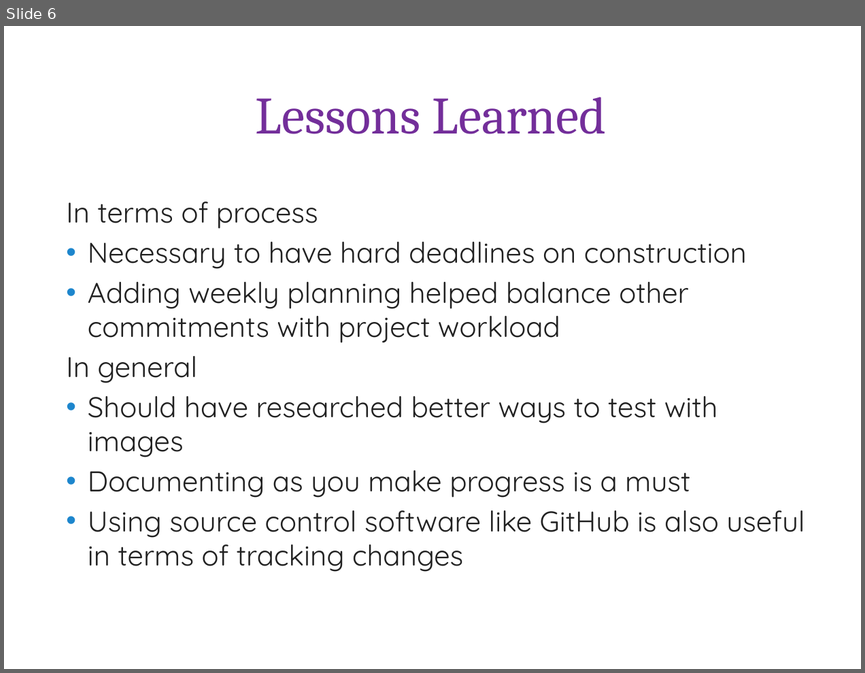
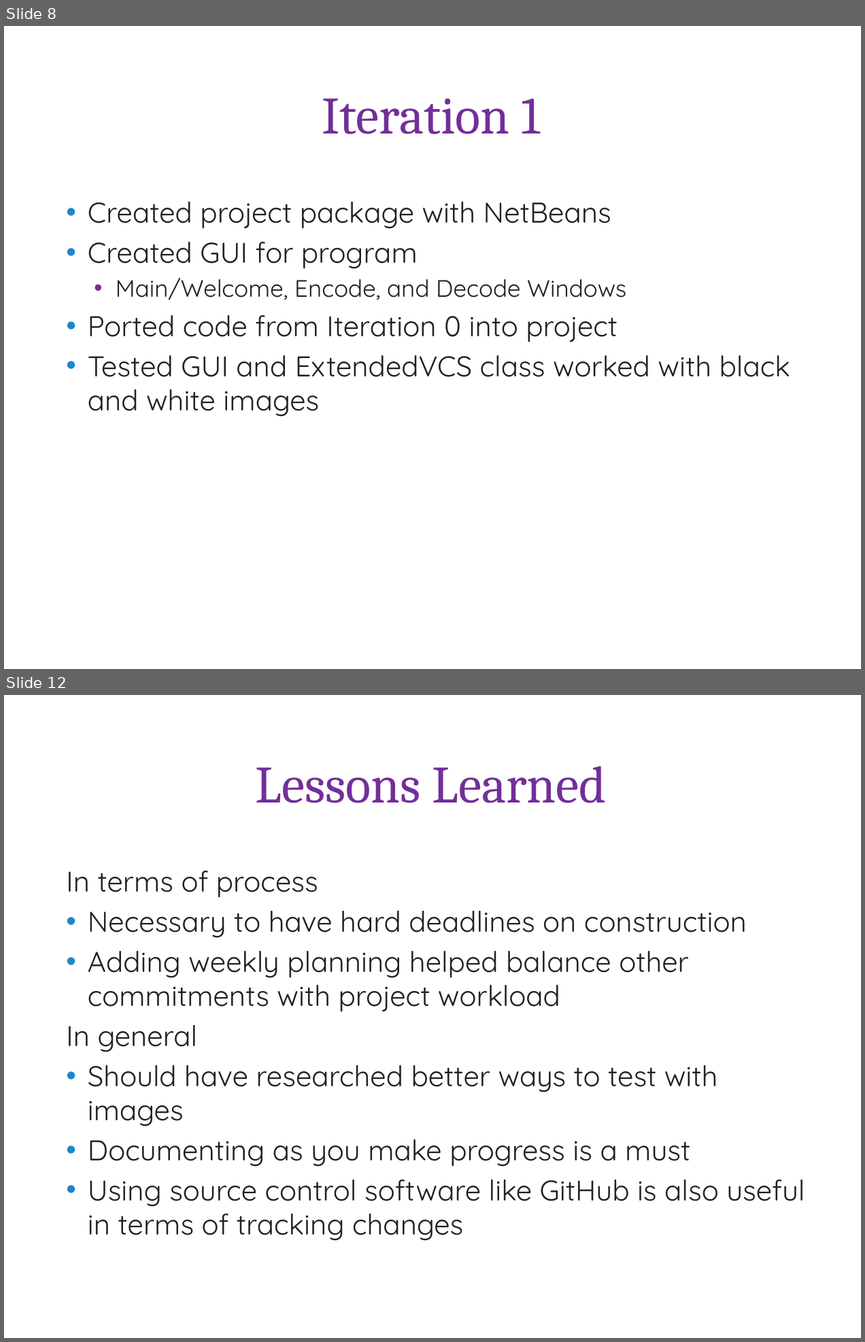
Before and after one commit to amh0029/Masters_Proj, a slide deck: Documentation/MastersDefense.pptx. Shown one above the other, each under a label of ours: slide 6 before the commit, slides 8 and 12 after it; the slides between them are not shown. The pictures are 865x673 and 865x1342 pixels, drawn with LibreOffice and Linux fonts; fonts in the diff are those of the drawing; background and template pictures are left out. Boxes give left, top, right and bottom in pixels: in the first picture for what was removed or moved away, otherwise in the second. Text is boxed around its words. In the diff, an @@ line names an element or a change of style, - is before the commit and + after.

```diff
--- a/Documentation/MastersDefense.pptx
+++ b/Documentation/MastersDefense.pptx
@@ slide 8 added at (x1=4, y1=26, x2=861, y2=669), background picture (left out); not listed: 3 template elements that a slide beside it also shows @@
@@ title added at (x1=322, y1=98, x2=540, y2=134), 44 pt, text #732E9A @@
+Iteration 1
@@ text added at (x1=88, y1=201, x2=790, y2=416), 24 pt, text #212121 @@
+• Created project package with NetBeans
+• Created GUI for program
+  • Main/Welcome, Encode, and Decode Windows
+• Ported code from Iteration 0 into project
+• Tested GUI and ExtendedVCS class worked with black and white images
@@ what was slide 6 is now slide 12 @@
```
Also in this commit, not shown: 6 other slides added.
